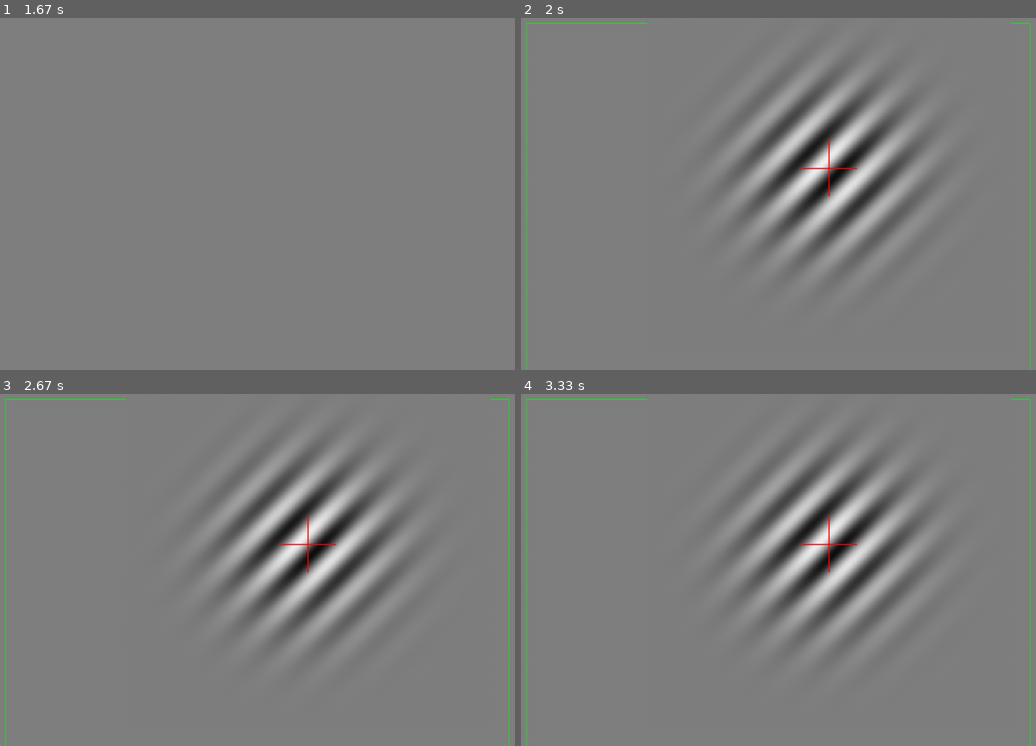
Above: before the commit, frames 1-4 (two rows, left to right).
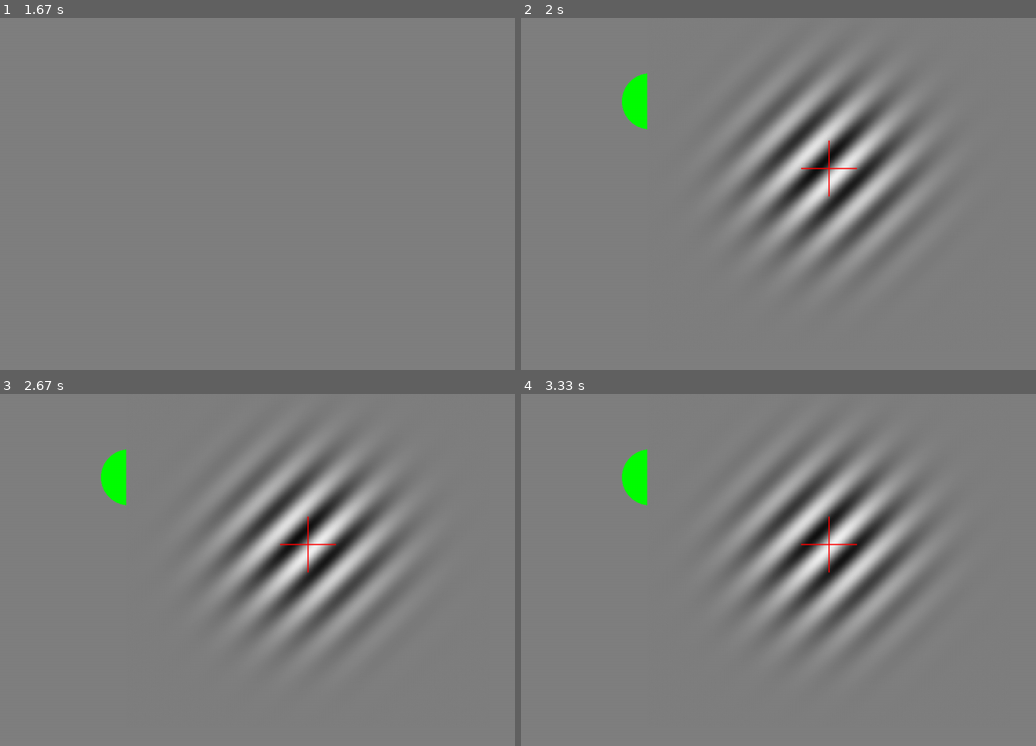
Above: after the commit, the same moments.

Repository: Charestlab/tachypy
Game: pygame game, started from example_tachypy.py
The game is run twice, just before and just after one commit, with the same random seed, the same clock (stepped at 60 frames per second) and the same inputs.
Inputs:
- Up to frame 1 (1.67 s): no input
- Up to frame 2 (2 s): no input
- Up to frame 3 (2.67 s): no input
- Up to frame 4 (3.33 s): no input

Frame 1 is identical in both runs. In frame 2, 16% of the frame differs, in the area x 0-99%, y 1-100%; in frame 3, 16%; in frame 4, 14%.

Commit message:
modified shapes into clases, with each a draw() method for tachyfying

Diff:
--- a/example_tachypy.py
+++ b/example_tachypy.py
@@ -1,10 +1,12 @@
 import os
+import time
 import numpy as np
 from tachypy import (
+    Audio,
     Screen,
     Texture,
-    draw_rectangle,
-    draw_fixation_cross,
+    Circle,
+    FixationCross,
     center_rect_on_point,
     ResponseHandler,
     fabriquer_gabor,
@@ -15,6 +17,28 @@
 screen_number = 1
 screen = Screen(screen_number=screen_number, fullscreen=True, desired_refresh_rate=60)
 
+# get some relevant screen properties
+center_x = screen.width//2
+center_y = screen.height//2
+
+# let's initialise our FixationCross
+fixation_cross = FixationCross(center=[center_x, center_y], half_width=50, half_height=50, thickness=2.0, color=(255, 0, 0))  # Red cross
+
+# let's add a white circle
+circle = Circle(center=(320, 240), radius=50, fill=True, color=(0, 255, 0))  # Green circle
+
+# let's start our audio player
+audio_player = Audio(sample_rate=44100, channels=1)
+
+# make a sinewave for the sound
+duration = 1.0  # seconds
+frequency = 440.0  # Hz (A4 note)
+sample_rate = 44100
+t = np.linspace(0, duration, int(sample_rate * duration), endpoint=False)
+amplitude = 0.5
+waveform = amplitude * np.sin(2 * np.pi * frequency * t).astype(np.float32)
+
+
 # set the screen's background colour to gray
 screen.fill([128, 128, 128])
 
@@ -22,7 +46,7 @@
 screen.flip()
 
 # check for the screen's actual refresh rate
-frame_rate_actual = screen.test_flip_intervals(num_frames=100)*1000
+frame_rate_actual = 1/screen.test_flip_intervals(num_frames=100)
 print(frame_rate_actual)
 
 # Initialize ResponseHandler
@@ -51,8 +75,7 @@
 # Load stimuli (example: red, green, blue squares)
 textures = [Texture(stimulus) for stimulus in film]
 
-center_x = screen.width//2
-center_y = screen.height//2
+# define the position in which the Texture will be mapped.
 dest_rect = center_rect_on_point([0, 0, nx-100, nx-100], [center_x, center_y])
 
 # Main loop
@@ -69,14 +92,14 @@
 
         screen.fill([128, 128, 128])
 
-        # draw a rectangle
-        draw_rectangle([100, 100, 1000, 800], fill=False, thickness=1.0, color=(0.0, 255.0, 0.0))
+        # draw a circle
+        circle.draw()
 
         # draw the texture
         texture.draw(dest_rect)
 
         # draw the fixation cross
-        draw_fixation_cross([center_x, center_y], 50, 50, thickness=2.0, color=(255.0, 0.0, 0.0))
+        fixation_cross.draw()
 
         time_stamp = screen.flip()
 
@@ -88,10 +111,13 @@
             running = False
             break
 
-        # Example: Check if the spacebar was pressed
+        # Example: Check if the a key was pressed
         if response_handler.is_key_down('a'):
             print("a key pressed!")
+            audio_player.play(waveform)
             # Do something in response to the spacebar press
+
+   #time.sleep(0.01)
 
 # Analyze frame intervals after the loop ends
 frame_intervals = np.array(frame_intervals)
@@ -104,5 +130,8 @@
 # one last flip
 screen.flip()
 
+# close the audio player
+audio_player.close()
+
 # close the screen
 screen.close()
--- a/src/tachypy/__init__.py
+++ b/src/tachypy/__init__.py
@@ -3,10 +3,23 @@
 from .screen import Screen
 from .textures import Texture
 from .shapes import (
-    draw_rectangle,
-    draw_line,
-    draw_fixation_cross,
+    Circle,
+    Rectangle,
+    Line,
+    FixationCross,
     center_rect_on_point,
 )
 from .responses import ResponseHandler
-from .psychophysics import fabriquer_gabor, noisy_bit_dithering
+from .psychophysics import (
+    fabriquer_grille_sin,
+    fabriquer_gabor,
+    noisy_bit_dithering,
+    fabriquer_enveloppe_gaussienne,
+    stretch,
+    fabriquer_wiggles_sin,
+    fabriquer_cercles_sin,
+    fabriquer_secteurs_sin,
+    fabriquer_grand_damier,
+    fabriquer_petit_damier,
+    )
+from .audio import Audio
--- /dev/null
+++ b/src/tachypy/audio.py
@@ -0,0 +1,76 @@
+import sounddevice as sd
+import numpy as np
+import threading
+import time
+
+class Audio:
+    def __init__(self, sample_rate=44100, channels=1):
+        self.sample_rate = sample_rate
+        self.channels = channels
+        self.is_playing = False
+
+    def play(self, data, when=0):
+        """
+        Plays a NumPy array as audio at a specified time.
+        :param data: NumPy array of audio data.
+        :param when: Absolute time in seconds (monotonic) when playback should start.
+        """
+        if not isinstance(data, np.ndarray):
+            raise ValueError("Data must be a NumPy array.")
+
+        # Ensure data has the correct shape
+        if data.ndim == 1:
+            if self.channels > 1:
+                # Duplicate mono data for multiple channels
+                data = np.tile(data[:, np.newaxis], (1, self.channels))
+        elif data.ndim == 2:
+            if data.shape[1] != self.channels:
+                raise ValueError(f"Data must have {self.channels} channels.")
+        else:
+            raise ValueError("Data must be a 1D or 2D NumPy array.")
+
+        # Ensure data is in float32 format
+        if data.dtype != np.float32:
+            data = data.astype(np.float32)
+
+        # Calculate delay until 'when' time
+        current_time = time.monotonic_ns()
+        delay = (when * 1e9) - current_time # convert delay from secs to nanosecs
+
+        if delay < 0:
+            print("Warning: 'when' time is in the past. Playing immediately.")
+            delay = 0
+
+        # Start playback in a separate thread to avoid blocking
+        threading.Thread(target=self._playback_thread, args=(data, delay), daemon=True).start()
+
+    def _playback_thread(self, data, delay):
+        if delay > 0:
+            # High-precision wait until the scheduled time
+            self._precise_delay(delay)
+
+        self.is_playing = True
+        sd.play(data, samplerate=self.sample_rate)
+        sd.wait()  # Wait until playback is finished
+        self.is_playing = False
+
+    def _precise_delay(self, delay):
+        """Wait for the specified delay with high precision."""
+        end_time = time.monotonic_ns() + delay
+        while True:
+            remaining = end_time - time.monotonic_ns()
+            if remaining <= 0:
+                break
+            elif remaining > 0.01:
+                # Sleep for a shorter duration to improve timing accuracy
+                time.sleep(0.005)
+            else:
+                # Busy-wait for higher precision
+                pass
+
+    def stop(self):
+        sd.stop()
+        self.is_playing = False
+
+    def close(self):
+        self.stop()
--- a/src/tachypy/responses.py
+++ b/src/tachypy/responses.py
@@ -15,7 +15,7 @@
         ])
         self.key_presses = []
         self.mouse_clicks = []
-        self.start_time = time.perf_counter()
+        self.start_time = time.monotonic_ns()
         self.should_exit = False
         self.key_down_events = set()
         self.key_up_events = set()
@@ -26,7 +26,7 @@
 
         events = pygame.event.get()
         for event in events:
-            timestamp = time.perf_counter() - self.start_time
+            timestamp = (time.monotonic_ns() - self.start_time) /1e9 # convert to secs
             if event.type == pygame.KEYDOWN:
                 key_name = pygame.key.name(event.key)
                 self.key_presses.append({
@@ -75,7 +75,7 @@
     def reset(self):
         self.key_presses = []
         self.mouse_clicks = []
-        self.start_time = time.perf_counter()
+        self.start_time = time.monotonic_ns()
         self.should_exit = False
         self.key_down_events.clear()
         self.key_up_events.clear()
--- a/src/tachypy/screen.py
+++ b/src/tachypy/screen.py
@@ -7,7 +7,7 @@
 from OpenGL.GLU import *
 import numpy as np
 from screeninfo import get_monitors
-from time import perf_counter
+from time import monotonic_ns
 
 
 class Screen:
@@ -92,7 +92,7 @@
         pygame.display.flip()
         self.tick()
         self.prev_flip_time = self.last_flip_time
-        this_time = perf_counter()
+        this_time = monotonic_ns()
         self.last_flip_time = this_time
         return this_time
 
@@ -108,7 +108,7 @@
         """
         if self.last_flip_time is None or self.prev_flip_time is None:
             return None
-        return self.last_flip_time - self.prev_flip_time
+        return (self.last_flip_time - self.prev_flip_time)/1e9 # go back to seconds
 
     def fill(self, color):
         """
--- a/src/tachypy/shapes.py
+++ b/src/tachypy/shapes.py
@@ -4,83 +4,208 @@
 from OpenGL.GL import *
 
 
-def draw_rectangle(a_rect, fill=True, thickness=1.0, color=(255.0, 255.0, 255.0)):
-    """
-    Draw a rectangle on the screen.
-
-    Parameters:
-        a_rect: A rectangle defined as [x1, y1, x2, y2] or [[x1, y1], [x2, y2]].
-        fill: If True, the rectangle will be filled. If False, only the outline will be drawn.
-        thickness: Thickness of the outline if fill is False.
-        color: RGB tuple (r, g, b) for the rectangle's color, with values between 0 and 255.
-
-    """
-    a_rect = np.asarray(a_rect)
-    if a_rect.shape[0] == 4:
-        x1, y1, x2, y2 = a_rect
-    elif a_rect.shape == (2, 2):
-        (x1, y1), (x2, y2) = a_rect
-    else:
-        raise ValueError("Rectangle must be [x1, y1, x2, y2] or [[x1, y1], [x2, y2]].")
-
-    if x2 < x1 or y2 < y1:
-        raise ValueError("x2 must be >= x1 and y2 must be >= y1.")
-
-    color = np.asarray(color) / 255.0
-    glColor3f(*color)
-
-    if fill:
-        glBegin(GL_QUADS)
-        glVertex2f(x1, y1)  # Top-left
-        glVertex2f(x2, y1)  # Top-right
-        glVertex2f(x2, y2)  # Bottom-right
-        glVertex2f(x1, y2)  # Bottom-left
+class Circle:
+    def __init__(self, center, radius, fill=True, thickness=1.0, color=(255.0, 255.0, 255.0), num_segments=100):
+        """
+        Initialize a Circle object.
+
+        Parameters:
+            center: Center coordinates of the circle as a tuple (x, y).
+            radius: Radius of the circle.
+            fill: If True, the circle will be filled. If False, only the outline will be drawn.
+            thickness: Thickness of the outline if fill is False.
+            color: RGB tuple (r, g, b) for the circle's color, with values between 0 and 255.
+            num_segments: The number of line segments to approximate the circle.
+        """
+        self.center = np.asarray(center, dtype=np.float32)
+        self.radius = float(radius)
+        self.fill = fill
+        self.thickness = thickness
+        self.set_color(color)
+        self.num_segments = int(num_segments)
+
+    def set_center(self, center):
+        self.center = np.asarray(center, dtype=np.float32)
+
+    def set_radius(self, radius):
+        self.radius = float(radius)
+
+    def set_color(self, color):
+        self.color = np.asarray(color) / 255.0  # Normalize color to [0, 1]
+
+    def draw(self):
+        # Set the color for the circle
+        glColor3f(*self.color)
+
+        # Choose the OpenGL primitive type based on whether the circle is filled or not
+        if self.fill:
+            glBegin(GL_TRIANGLE_FAN)
+            # Start with the center point for a filled circle
+            glVertex2f(*self.center)
+        else:
+            glLineWidth(self.thickness)
+            glBegin(GL_LINE_LOOP)
+
+        # Draw the circle by specifying vertices
+        for i in range(self.num_segments + 1):
+            angle = 2.0 * np.pi * i / self.num_segments  # Angle for each segment
+            x = self.center[0] + self.radius * np.cos(angle)
+            y = self.center[1] + self.radius * np.sin(angle)
+            glVertex2f(x, y)
+
         glEnd()
-    else:
-        glLineWidth(thickness)
-        glBegin(GL_LINE_LOOP)
-        glVertex2f(x1, y1)  # Top-left
-        glVertex2f(x2, y1)  # Top-right
-        glVertex2f(x2, y2)  # Bottom-right
-        glVertex2f(x1, y2)  # Bottom-left
+
+class Rectangle:
+    def __init__(self, a_rect, fill=True, thickness=1.0, color=(255.0, 255.0, 255.0)):
+        """
+        Initialize a Rectangle object.
+
+        Parameters:
+            a_rect: A rectangle defined as [x1, y1, x2, y2] or [[x1, y1], [x2, y2]].
+            fill: If True, the rectangle will be filled. If False, only the outline will be drawn.
+            thickness: Thickness of the outline if fill is False.
+            color: RGB tuple (r, g, b) for the rectangle's color, with values between 0 and 255.
+        """
+        self.set_rect(a_rect)
+        self.fill = fill
+        self.thickness = thickness
+        self.set_color(color)
+
+    def set_rect(self, a_rect):
+        a_rect = np.asarray(a_rect)
+        if a_rect.shape[0] == 4:
+            self.x1, self.y1, self.x2, self.y2 = a_rect
+        elif a_rect.shape == (2, 2):
+            (self.x1, self.y1), (self.x2, self.y2) = a_rect
+        else:
+            raise ValueError("Rectangle must be [x1, y1, x2, y2] or [[x1, y1], [x2, y2]].")
+
+        if self.x2 < self.x1 or self.y2 < self.y1:
+            raise ValueError("x2 must be >= x1 and y2 must be >= y1.")
+
+    def set_color(self, color):
+        self.color = np.asarray(color) / 255.0
+
+    def draw(self):
+        glColor3f(*self.color)
+
+        if self.fill:
+            glBegin(GL_QUADS)
+            glVertex2f(self.x1, self.y1)  # Top-left
+            glVertex2f(self.x2, self.y1)  # Top-right
+            glVertex2f(self.x2, self.y2)  # Bottom-right
+            glVertex2f(self.x1, self.y2)  # Bottom-left
+            glEnd()
+        else:
+            glLineWidth(self.thickness)
+            glBegin(GL_LINE_LOOP)
+            glVertex2f(self.x1, self.y1)  # Top-left
+            glVertex2f(self.x2, self.y1)  # Top-right
+            glVertex2f(self.x2, self.y2)  # Bottom-right
+            glVertex2f(self.x1, self.y2)  # Bottom-left
+            glEnd()
+
+
+class Line:
+    def __init__(self, start_point, end_point, thickness=1.0, color=(255.0, 0.0, 0.0)):
+        """
+        Initialize a Line object.
+
+        Parameters:
+            start_point: Starting point of the line as a tuple (x, y).
+            end_point: Ending point of the line as a tuple (x, y).
+            thickness: Thickness of the line.
+            color: RGB tuple (r, g, b) for the line color, with values between 0 and 255.
+        """
+        self.start_point = np.asarray(start_point, dtype=np.float32)
+        self.end_point = np.asarray(end_point, dtype=np.float32)
+        self.thickness = thickness
+        self.set_color(color)
+
+    def set_start_point(self, point):
+        self.start_point = np.asarray(point, dtype=np.float32)
+
+    def set_end_point(self, point):
+        self.end_point = np.asarray(point, dtype=np.float32)
+
+    def set_color(self, color):
+        self.color = np.asarray(color) / 255.0  # Normalize color to [0, 1]
+
+    def set_thickness(self, thickness):
+        self.thickness = thickness
+
+    def draw(self):
+        glColor3f(*self.color)
+        glLineWidth(self.thickness)
+        glBegin(GL_LINES)
+        glVertex2f(*self.start_point)
+        glVertex2f(*self.end_point)
         glEnd()
 
 
-def draw_line(pts1, pts2, thickness=1.0, color=(255.0, 0.0, 0.0)):
-    """
-    Draw a line from pts1 to pts2 with the specified thickness and color.
-
-    Parameters:
-        pts1: Starting point of the line.
-        pts2: Ending point of the line.
-        thickness: Thickness of the line.
-        color: RGB tuple (r, g, b) for the line color, with values between 0 and 255.
-
-    """
-    color = np.asarray(color) / 255.0
-    glColor3f(*color)
-    glLineWidth(thickness)
-    glBegin(GL_LINES)
-    glVertex2f(*pts1)
-    glVertex2f(*pts2)
-    glEnd()
-
-
-def draw_fixation_cross(center_pts, half_width, half_height, thickness=1.0, color=(255.0, 0.0, 0.0)):
-    """
-    Draw a fixation cross on the screen.
-
-    Parameters:
-        center_pts: Center point of the fixation cross.
-        half_width: Half-width of the fixation cross.
-        half_height: Half-height of the fixation cross.
-        thickness: Thickness of the cross.
-        color: RGB tuple (r, g, b) for the cross color, with values between 0 and 255.
-    """
-    x, y = center_pts
-    draw_line([x - half_width, y], [x + half_width, y], thickness, color)
-    draw_line([x, y - half_height], [x, y + half_height], thickness, color)
-
+class FixationCross:
+    def __init__(self, center, half_width, half_height, thickness=1.0, color=(255.0, 0.0, 0.0)):
+        """
+        Initialize a FixationCross object.
+
+        Parameters:
+            center: Center point of the fixation cross as a tuple (x, y).
+            half_width: Half-width of the fixation cross.
+            half_height: Half-height of the fixation cross.
+            thickness: Thickness of the cross lines.
+            color: RGB tuple (r, g, b) for the cross color, with values between 0 and 255.
+        """
+        self.center = np.asarray(center, dtype=np.float32)
+        self.half_width = half_width
+        self.half_height = half_height
+        self.thickness = thickness
+        self.color = color
+
+        # Create the horizontal and vertical lines
+        self.horizontal_line = Line(
+            start_point=(self.center[0] - self.half_width, self.center[1]),
+            end_point=(self.center[0] + self.half_width, self.center[1]),
+            thickness=self.thickness,
+            color=self.color
+        )
+
+        self.vertical_line = Line(
+            start_point=(self.center[0], self.center[1] - self.half_height),
+            end_point=(self.center[0], self.center[1] + self.half_height),
+            thickness=self.thickness,
+            color=self.color
+        )
+
+    def set_center(self, center):
+        self.center = np.asarray(center, dtype=np.float32)
+        self.update_lines()
+
+    def set_size(self, half_width, half_height):
+        self.half_width = half_width
+        self.half_height = half_height
+        self.update_lines()
+
+    def set_color(self, color):
+        self.color = color
+        self.horizontal_line.set_color(color)
+        self.vertical_line.set_color(color)
+
+    def set_thickness(self, thickness):
+        self.thickness = thickness
+        self.horizontal_line.set_thickness(thickness)
+        self.vertical_line.set_thickness(thickness)
+
+    def update_lines(self):
+        # Update the positions of the lines based on the center and size
+        self.horizontal_line.set_start_point((self.center[0] - self.half_width, self.center[1]))
+        self.horizontal_line.set_end_point((self.center[0] + self.half_width, self.center[1]))
+        self.vertical_line.set_start_point((self.center[0], self.center[1] - self.half_height))
+        self.vertical_line.set_end_point((self.center[0], self.center[1] + self.half_height))
+
+    def draw(self):
+        # Draw both lines
+        self.horizontal_line.draw()
+        self.vertical_line.draw()
 
 def center_rect_on_point(a_rect, a_point):
     """
Not shown, changed: requirements.txt
